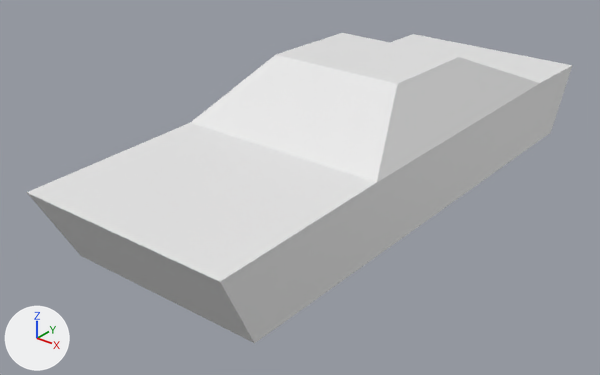
The glTF model public/cars/car2.glb as it was, and as the next commit left it.
One viewpoint serves both versions: a camera (50 mm lens) standing at (3.89, -5.61, 2.78) and looking at (-0.18, -0.52, -0.38). Arrows for +X, +Y and +Z are at lower left; the lights stay in place.
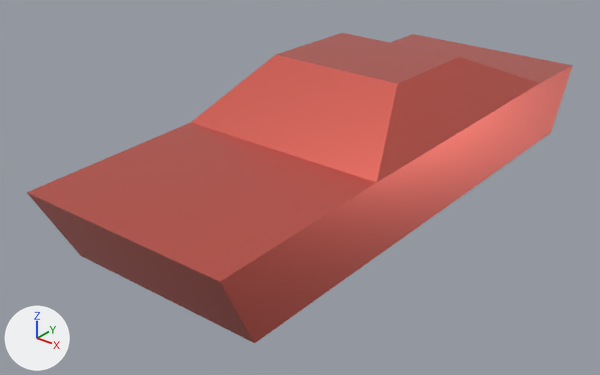
Changed parts and their boxes [x1, y1, x2, y2] in the pictures (600 x 375 px):
```json
{"object": "Cube", "change": "surface changed", "before": [27, 33, 572, 343], "after": [27, 33, 572, 343]}
```

Edits to the scene script, one JSON object a line:
```json
{"block": "mat_material", "where": "n0 = _N.new('ShaderNodeBsdfPrincipled'); n0.name = 'Principled BSDF'"}
{"op": "add", "block": "mat_material", "code": "n0.inputs[1].default_value = 1.0  # 'Metallic'"}
{"op": "add", "block": "mat_material", "code": "n0.inputs[2].default_value = 0.276  # 'Roughness'"}
{"block": "mat_material", "where": "n2 = _N.new('ShaderNodeMix'); n2.name = 'Mix'"}
{"op": "set", "path": "n2.inputs[7].default_value", "old": "(0.8, 0.8, 0.8, 1.0)", "new": "(1.0, 0.204, 0.165, 1.0)", "note": "'B', white #e7e7e7 -> 'B', red #ff7d71"}
```
